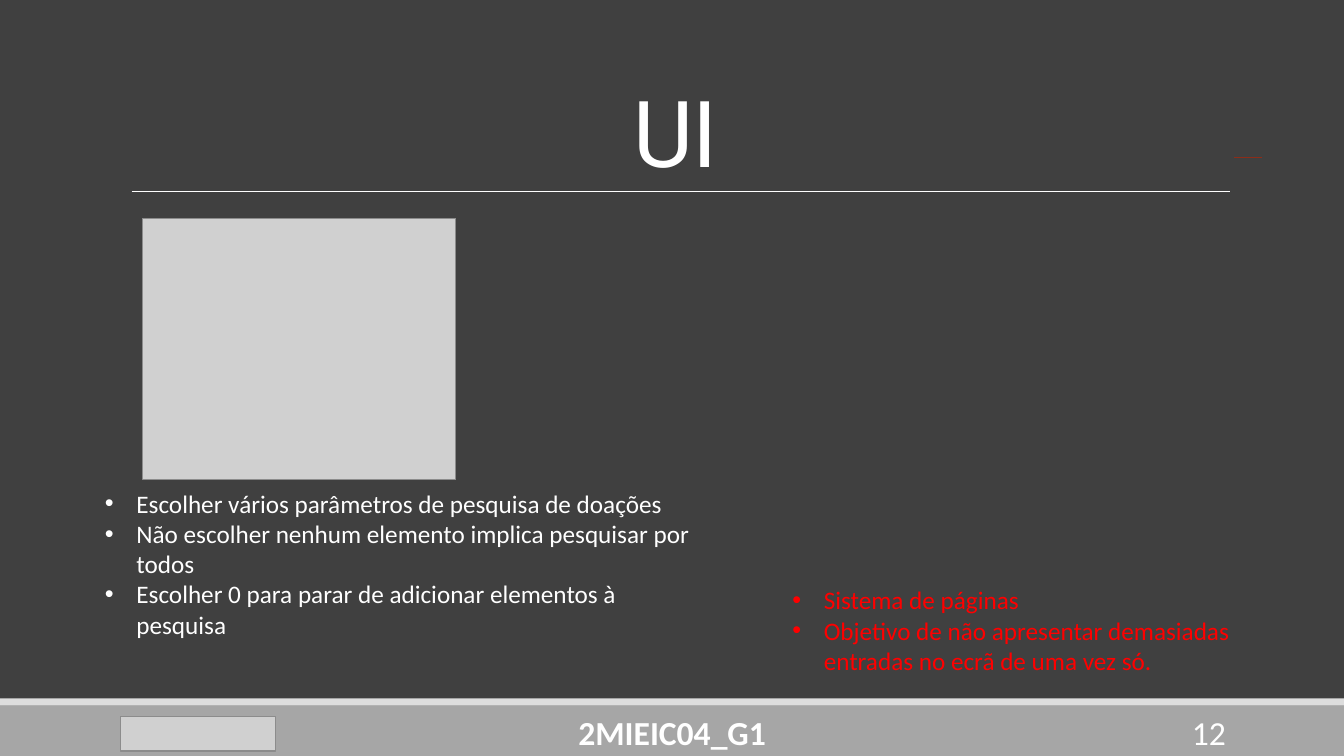
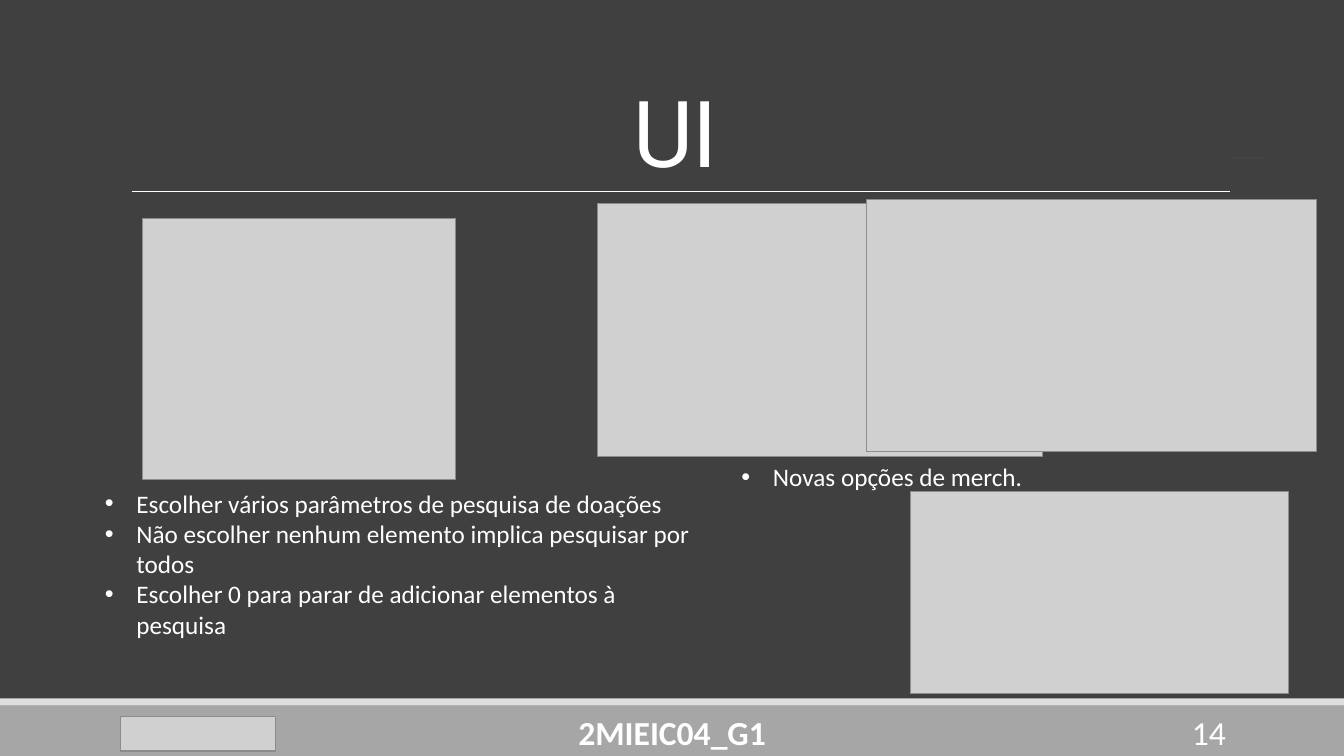
Before and after one commit to DoStini/FEUP-AEDA-proj, a slide deck: slide 14 of StreamZ__P2.pptx (slide 12 before the commit). Drawn at 1344x756 pixels with LibreOffice and Linux fonts; fonts in the diff are those of the drawing; grey boxes stand for pictures. Boxes give left, top, right and bottom in pixels: in the first picture for what was removed or moved away, otherwise in the second. Text is boxed around its words. In the diff, an @@ line names an element or a change of style, - is before the commit and + after.

Commit message:
update: merch pp

```diff
--- a/StreamZ__P2.pptx
+++ b/StreamZ__P2.pptx
@@ picture added at (598, 204, 1043, 458) @@
@@ picture added at (867, 200, 1317, 453) @@
@@ text at (773, 468, 1022, 493): text changed; text colour #FF0000 to #FFFFFF @@
-• Sistema de páginas
-• Objetivo de não apresentar demasiadas entradas no ecrã de uma vez só.
+• Novas opções de merch.
@@ picture added at (910, 491, 1289, 694) @@
@@ page number at (1192, 723, 1226, 745): text changed @@
-12
+14
```
Also in this commit, not shown: 2 other slides changed, 3 slides added, 1 slide removed.
